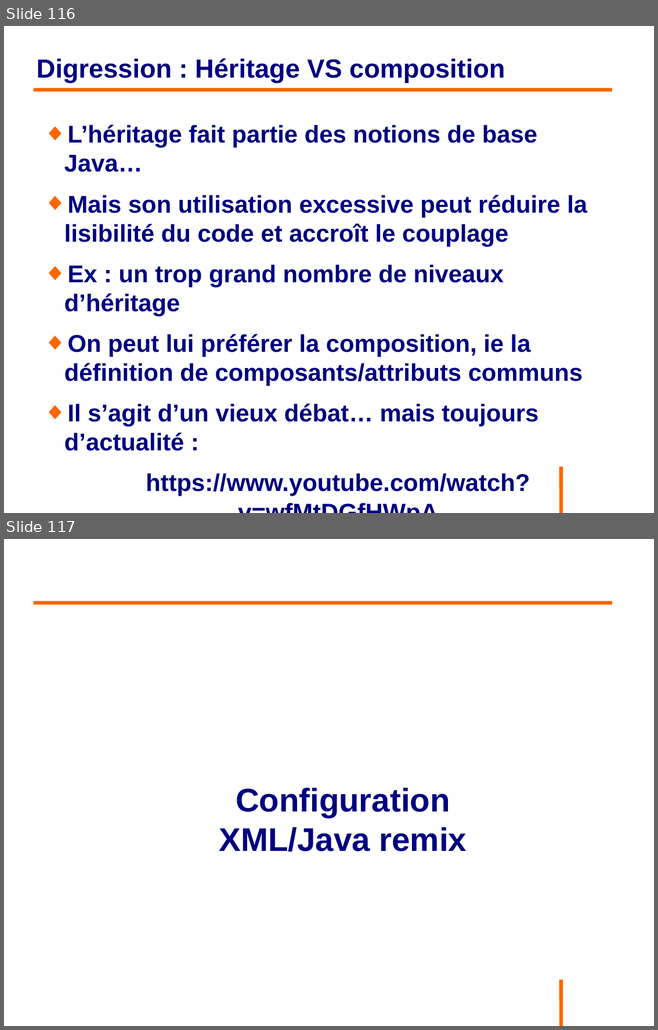
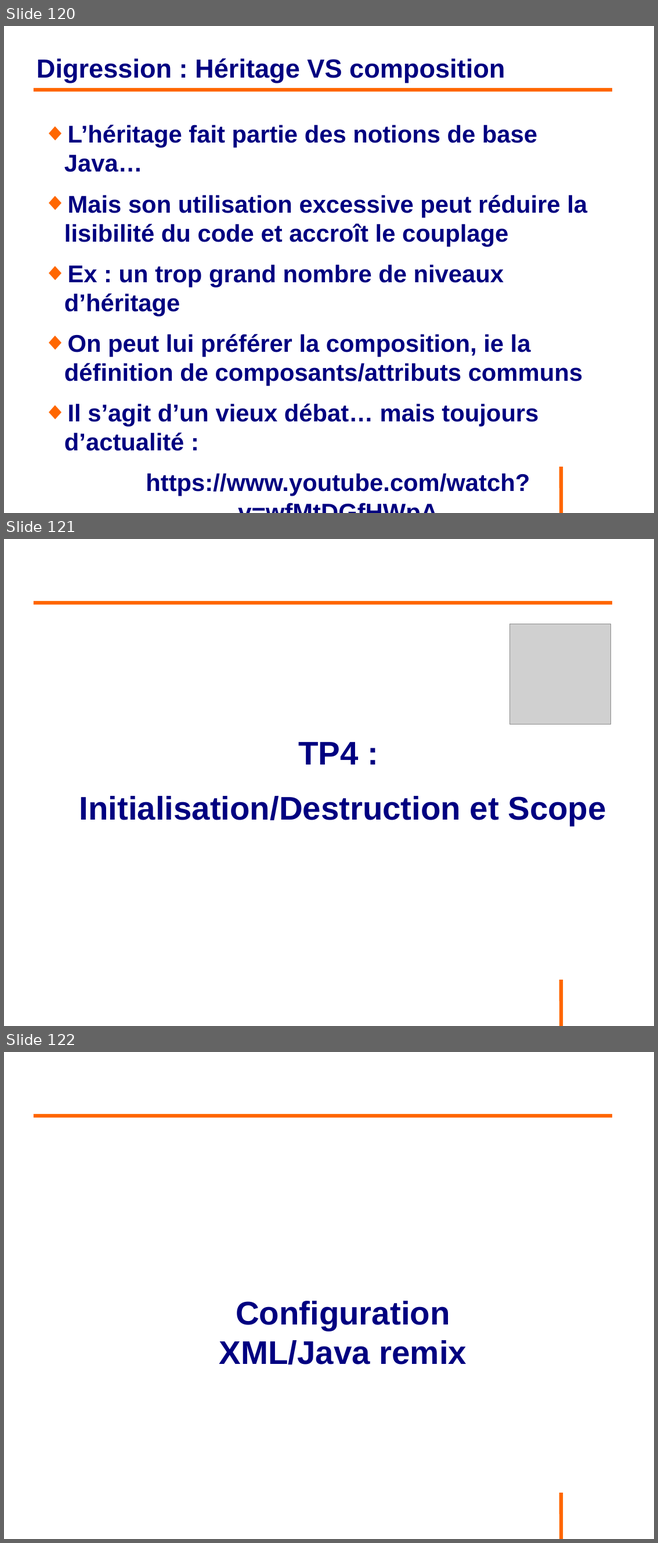
Before and after one commit to philphils/formation-spring, a slide deck: Documentation/diapo_formation_spring.odp. Shown one above the other, each under a label of ours: slides 116 and 117 before the commit, slides 120, 121 and 122 after it. The pictures are 658x1030 and 658x1543 pixels, drawn with LibreOffice and Linux fonts; fonts in the diff are those of the drawing; grey boxes stand for pictures; background and template pictures are left out. Boxes give left, top, right and bottom in pixels: in the first picture for what was removed or moved away, otherwise in the second. Text is boxed around its words. In the diff, an @@ line names an element or a change of style, - is before the commit and + after.

```diff
--- a/Documentation/diapo_formation_spring.odp
+++ b/Documentation/diapo_formation_spring.odp
@@ slide 121 added at (x1=4, y1=539, x2=654, y2=1026), background #FFFFFF; not listed: 1 template element that a slide beside it also shows @@
@@ line added from (34, 603) to (612, 603), #FF6600 4.54 pt @@
@@ picture added at (x1=510, y1=624, x2=611, y2=725) @@
@@ text added at (x1=79, y1=742, x2=606, y2=826), 40 pt, text #000080, bold @@
+TP4 :
+Initialisation/Destruction et Scope
@@ what was slide 116 is now slide 120 @@
@@ what was slide 117 is now slide 122 @@
```
Also in this commit, not shown: 4 slides changed, 7 other slides added, 1 slide removed.
